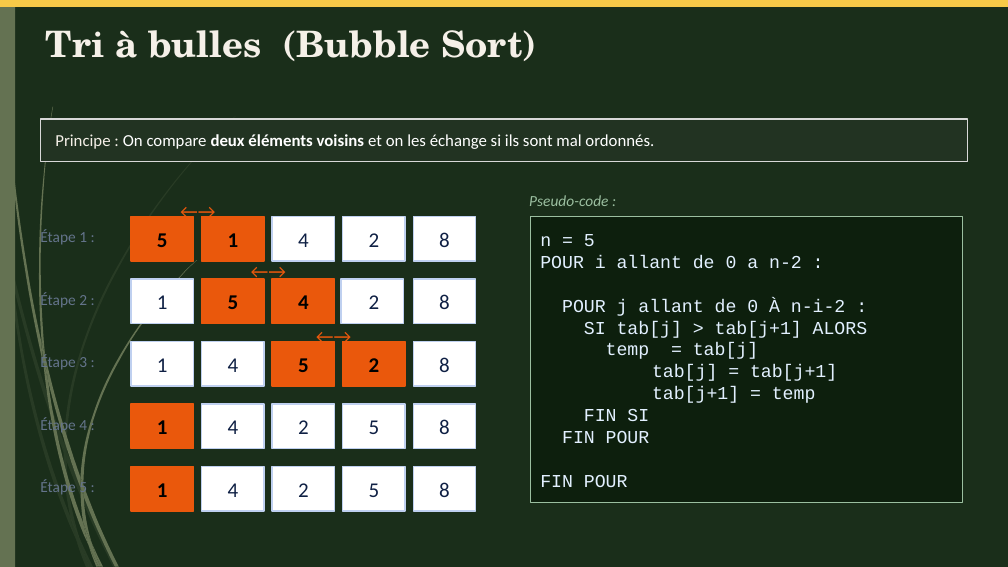
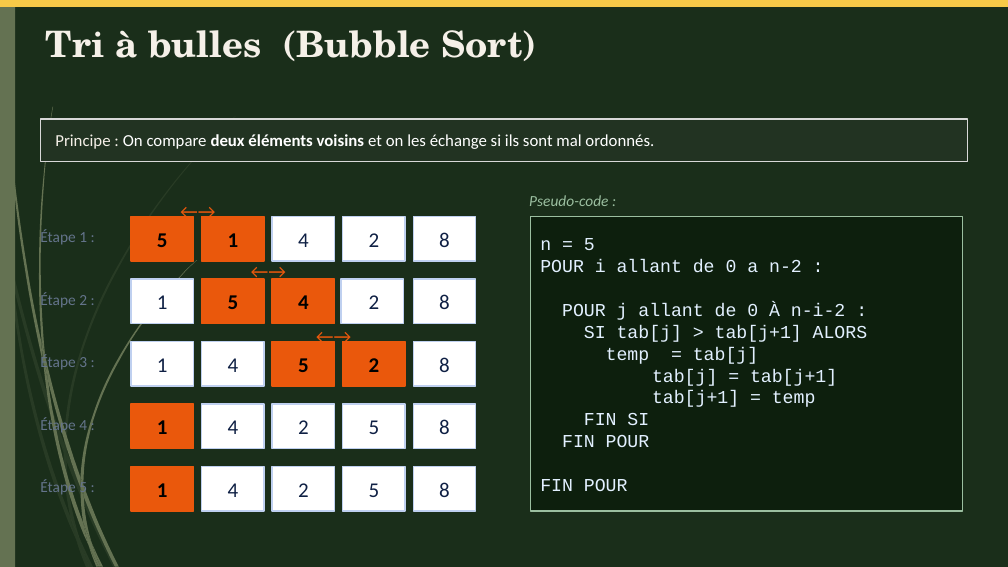
Before and after one commit to Karenkorra/Test_Java_Group6, a slide deck: slide 8 of Java_Groupe6.pptx. Drawn at 1008x567 pixels with LibreOffice and Linux fonts; fonts in the diff are those of the drawing. Boxes give left, top, right and bottom in pixels: in the first picture for what was removed or moved away, otherwise in the second. Text is boxed around its words. In the diff, an @@ line names an element or a change of style, - is before the commit and + after.

Commit message:
le ppt

```diff
--- a/Java_Groupe6.pptx
+++ b/Java_Groupe6.pptx
@@ rectangle "n = 5": place and size @@
-rectangle "n = 5" at [530,217,963,502]
+rectangle "n = 5" at [530,217,963,511]
```
